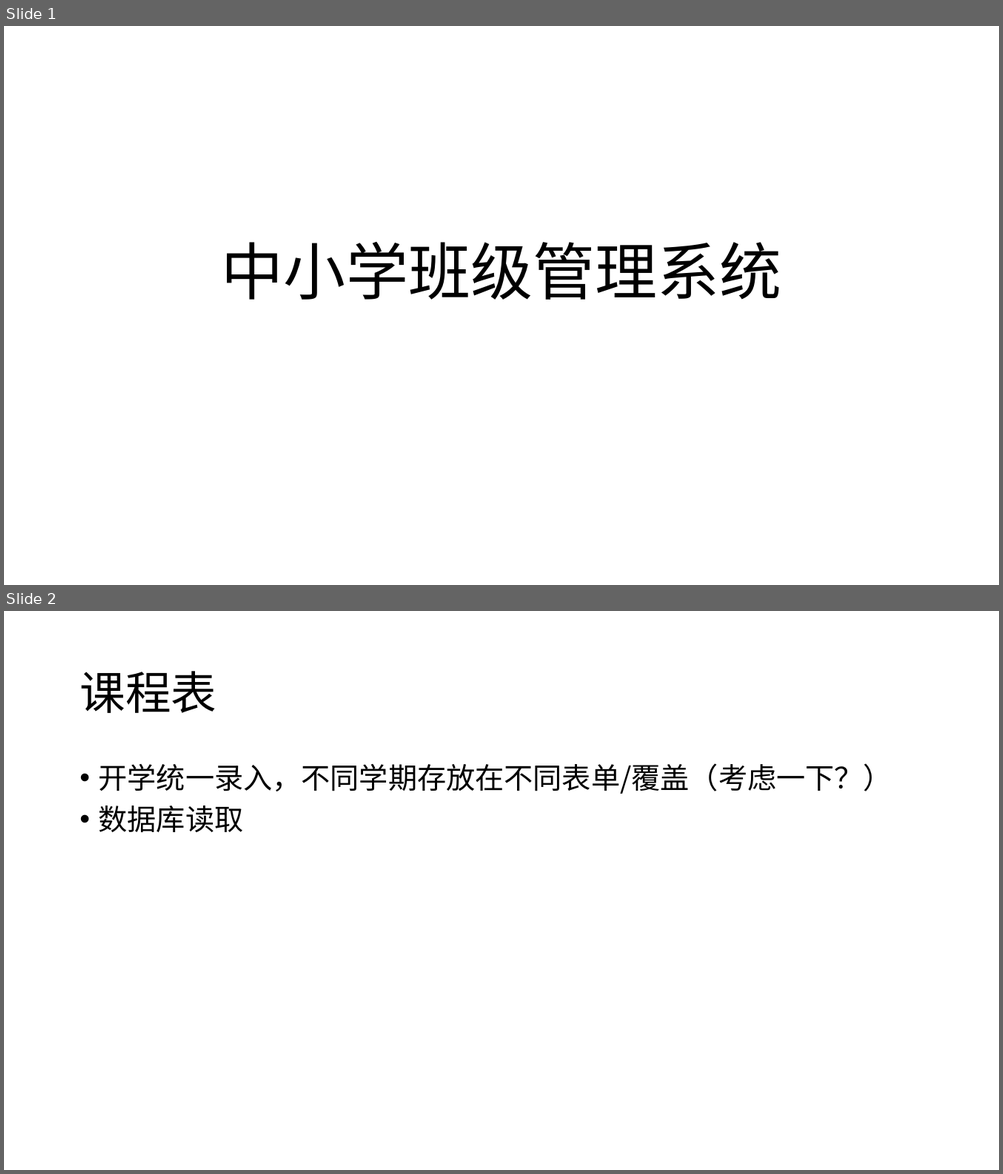
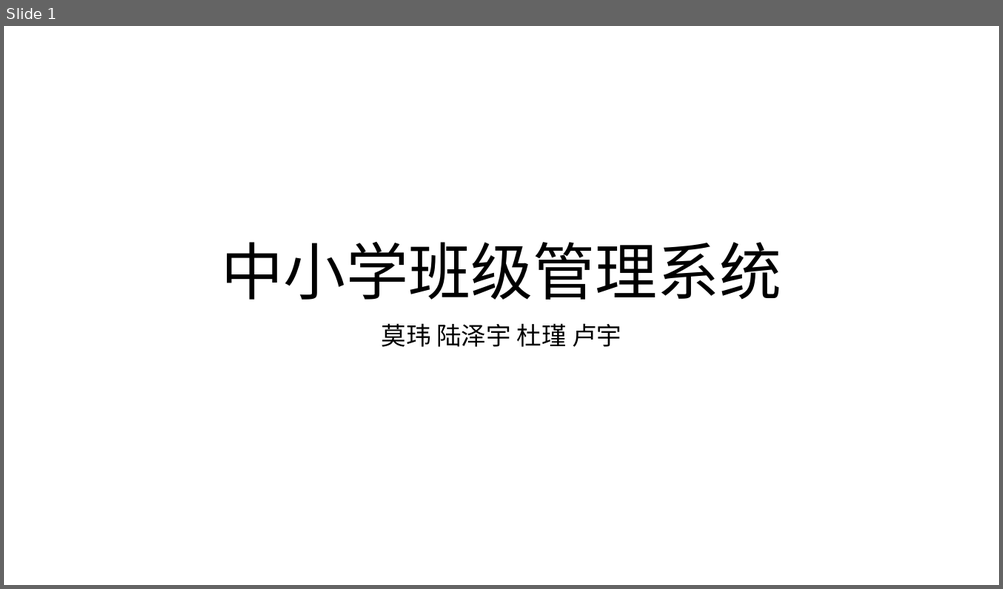
Before and after one commit to ALongTail/Class-Managing-System, a slide deck: 大作业/中小学班级管理系统.pptx. Shown one above the other, each under a label of ours: slides 1 and 2 before the commit, slide 1 after it. The pictures are 1003x1174 and 1003x589 pixels, drawn with LibreOffice and Linux fonts; fonts in the diff are those of the drawing; background and template pictures are left out. Boxes give left, top, right and bottom in pixels: in the first picture for what was removed or moved away, otherwise in the second. Text is boxed around its words. In the diff, an @@ line names an element or a change of style, - is before the commit and + after.

```diff
--- a/大作业/中小学班级管理系统.pptx
+++ b/大作业/中小学班级管理系统.pptx
@@ slide 2 removed at box(4, 611, 999, 1170), background #FFFFFF @@
@@ title removed at box(79, 671, 216, 713) @@
-课程表
@@ text removed at box(99, 763, 892, 833) @@
-• 开学统一录入，不同学期存放在不同表单/覆盖（考虑一下？）
-• 数据库读取
@@ slide 1 changed as well @@
@@ subtitle added at box(381, 323, 621, 347), 24 pt, text #000000 @@
+莫玮 陆泽宇 杜瑾 卢宇
```
Also in this commit, not shown: 2 other slides changed, 5 slides added, 2 other slides removed, 4 other files.
